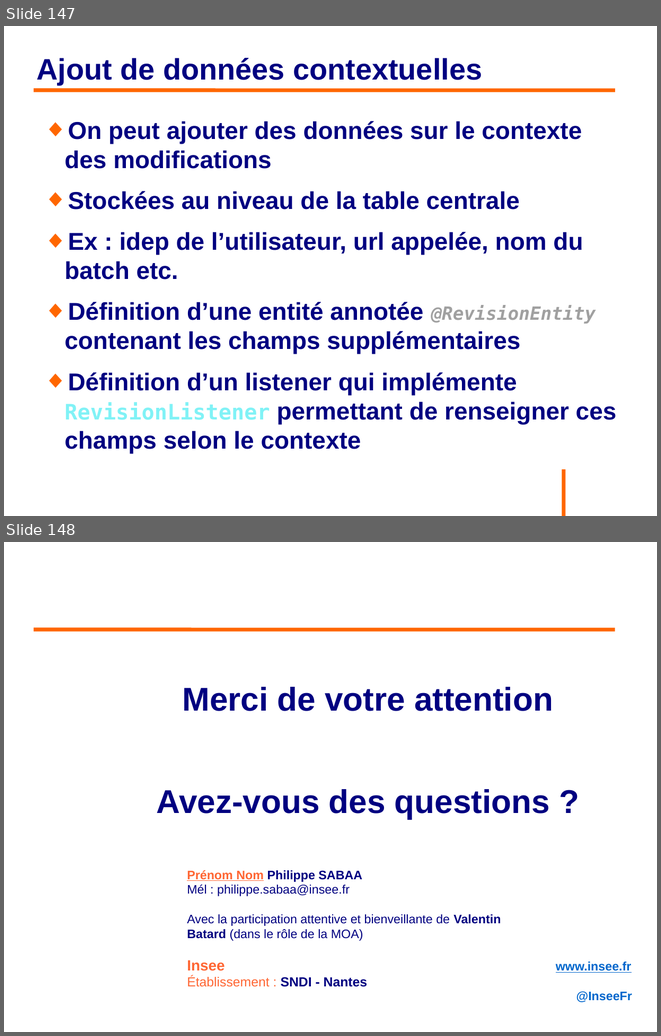
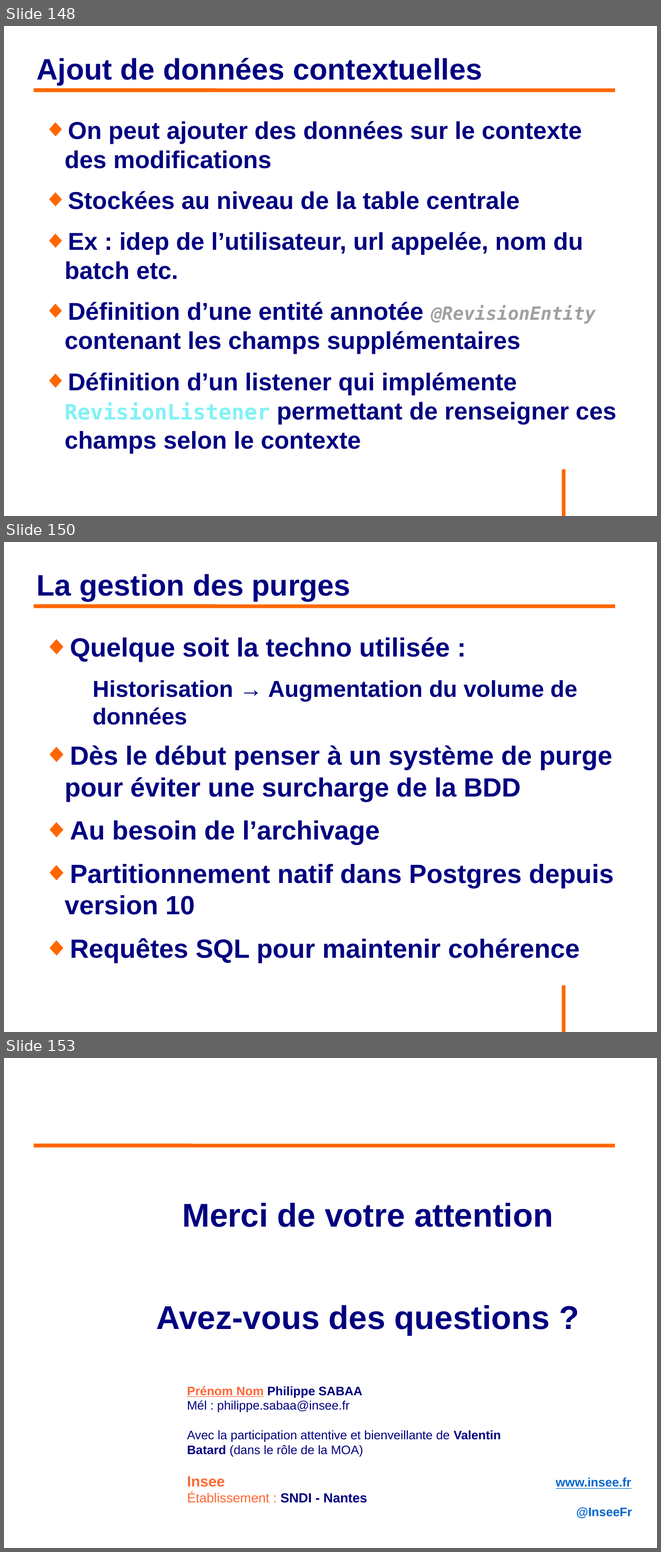
Before and after one commit to philphils/formation-hibernate-avancee, a slide deck: Documentation/diapo_formation_hibernate_avancee.odp. Shown one above the other, each under a label of ours: slides 147 and 148 before the commit, slides 148, 150 and 153 after it; the slides between them are not shown. The pictures are 661x1036 and 661x1552 pixels, drawn with LibreOffice and Linux fonts; fonts in the diff are those of the drawing; background and template pictures are left out. Boxes give left, top, right and bottom in pixels: in the first picture for what was removed or moved away, otherwise in the second. Text is boxed around its words. In the diff, an @@ line names an element or a change of style, - is before the commit and + after.

Commit message:
Fin partie 5 début consigne TP5

```diff
--- a/Documentation/diapo_formation_hibernate_avancee.odp
+++ b/Documentation/diapo_formation_hibernate_avancee.odp
@@ slide 150 added at (4,542,657,1032), background #FFFFFF; not listed: 1 template element that a slide beside it also shows @@
@@ title added at (37,574,351,601), 36 pt, text #000080, bold @@
+La gestion des purges
@@ line added from (34, 606) to (616, 606), #FF6600 4.54 pt @@
@@ text added at (64,637,614,963), 32 pt, text #000080, bold @@
+◆ Quelque soit la techno utilisée :
+  Historisation → Augmentation du volume de données
+◆ Dès le début penser à un système de purge pour éviter une surcharge de la BDD
+◆ Au besoin de l’archivage
+◆ Partitionnement natif dans Postgres depuis version 10
+◆ Requêtes SQL pour maintenir cohérence
@@ what was slide 147 is now slide 148 @@
@@ what was slide 148 is now slide 153 @@
```
Also in this commit, not shown: 1 slide changed, 4 other slides added.
